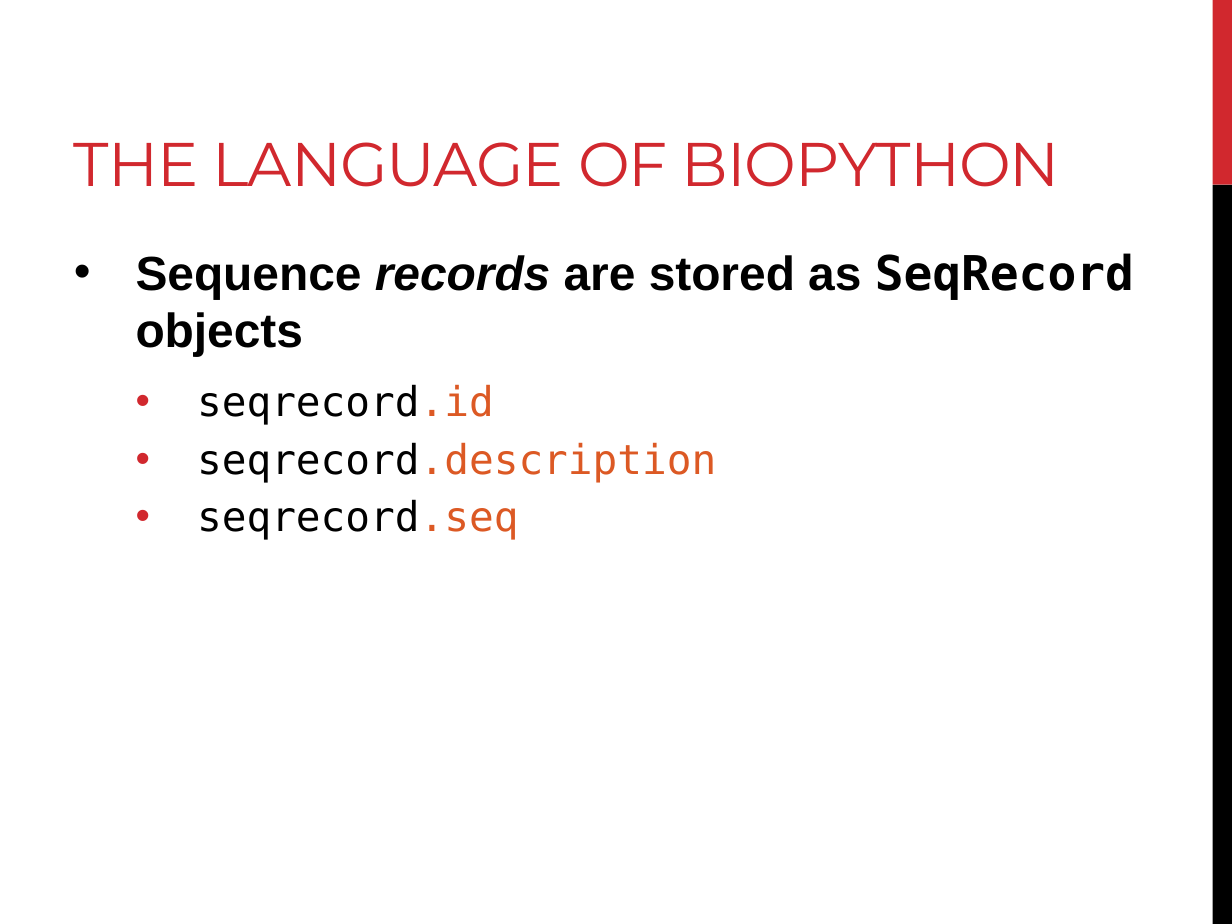
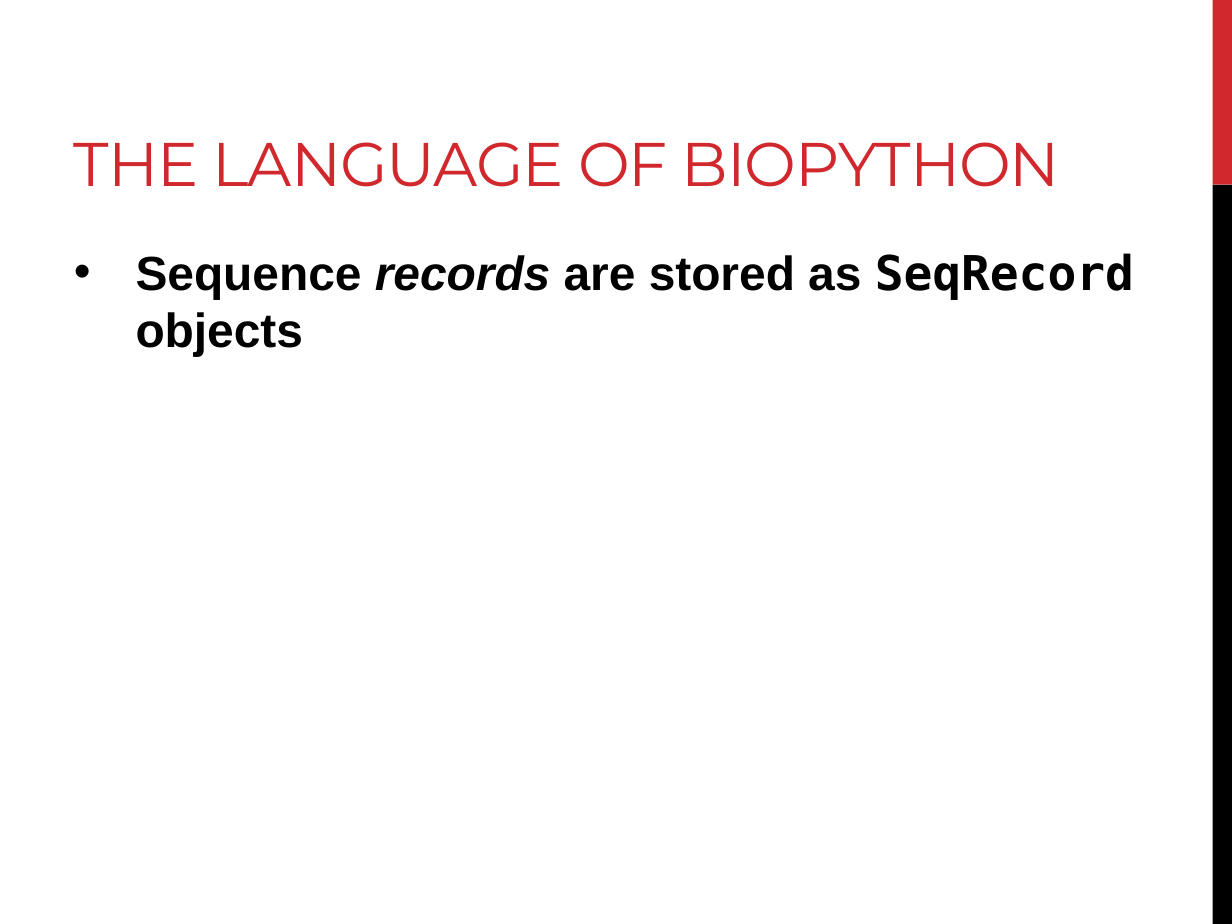
Before and after one commit to BjornFJohansson/ccbb_bigdata2015_python, a slide deck: slide 23 of slides/day4_slides.pptx (slide 24 before the commit). Drawn at 1232x924 pixels with LibreOffice and Linux fonts; fonts in the diff are those of the drawing. Boxes give left, top, right and bottom in pixels: in the first picture for what was removed or moved away, otherwise in the second. Text is boxed around its words. In the diff, an @@ line names an element or a change of style, - is before the commit and + after.

```diff
--- a/slides/day4_slides.pptx
+++ b/slides/day4_slides.pptx
@@ text at (197, 384, 716, 540): paragraphs removed @@
-  • seqrecord.id
-  • seqrecord.description
-  • seqrecord.seq
```
Also in this commit, not shown: 18 other slides changed, 10 slides added, 5 slides removed, 3 other files.
